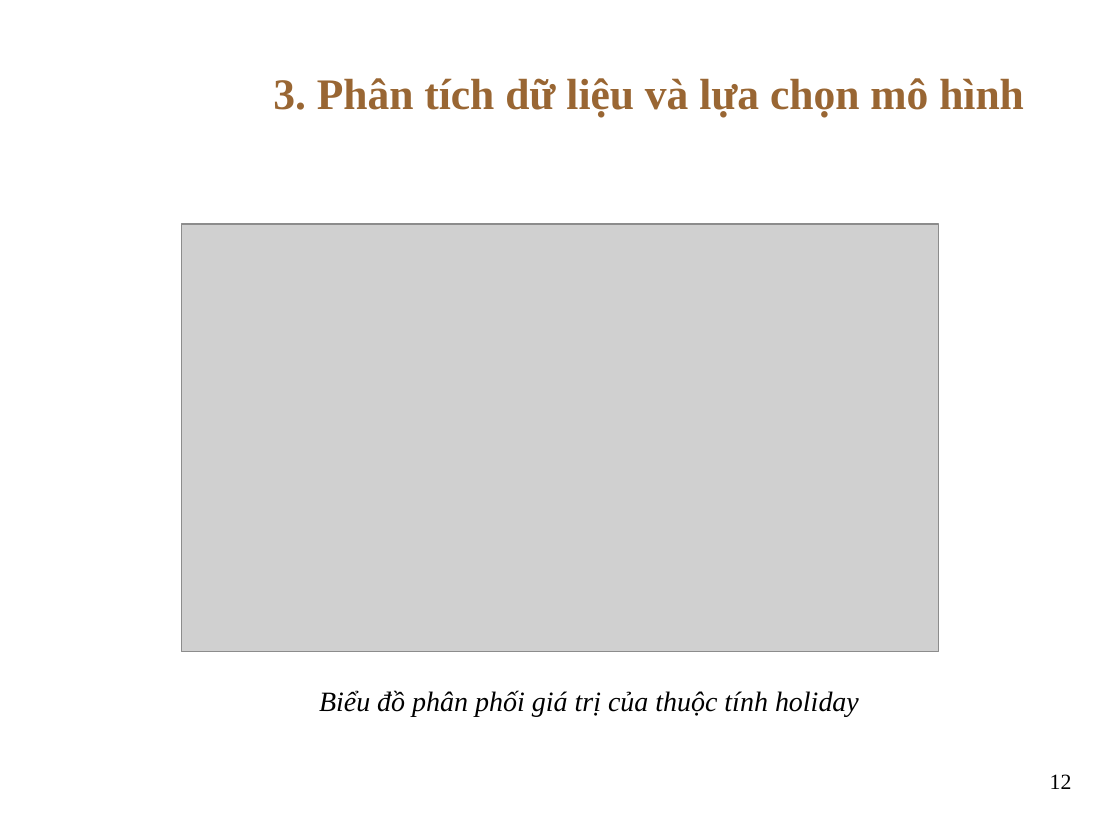
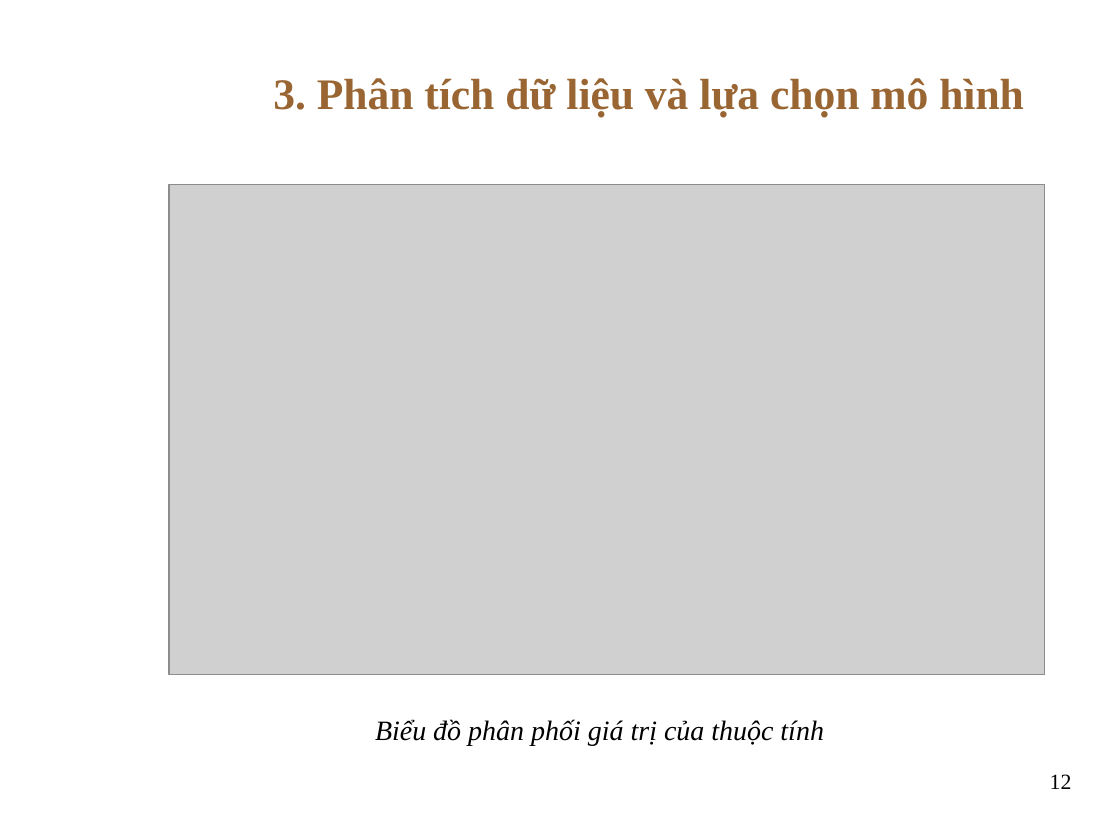
Before and after one commit to Viet0904/CT294_Bike_Sharing_Demand, a slide deck: slide 13 of Report/Baocaonhom6.pptx. Drawn at 1120x840 pixels with LibreOffice and Linux fonts; fonts in the diff are those of the drawing; grey boxes stand for pictures; background and template pictures are left out. Boxes give left, top, right and bottom in pixels: in the first picture for what was removed or moved away, otherwise in the second. Text is boxed around its words. In the diff, an @@ line names an element or a change of style, - is before the commit and + after.

```diff
--- a/Report/Baocaonhom6.pptx
+++ b/Report/Baocaonhom6.pptx
@@ picture: place and size @@
-picture at [181, 224, 939, 652]
+picture at [169, 184, 1045, 674]
@@ text at [375, 719, 824, 745]: text changed @@
-Biểu đồ phân phối giá trị của thuộc tính holiday
+Biểu đồ phân phối giá trị của thuộc tính
```
Also in this commit, not shown: 2 other slides changed, 24 other files.
